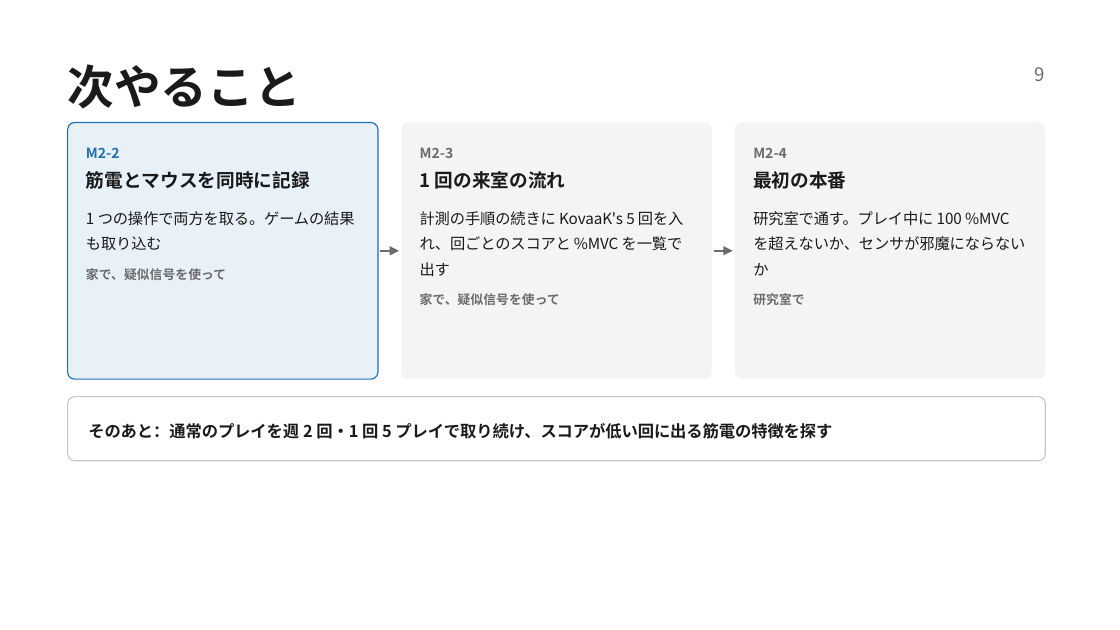
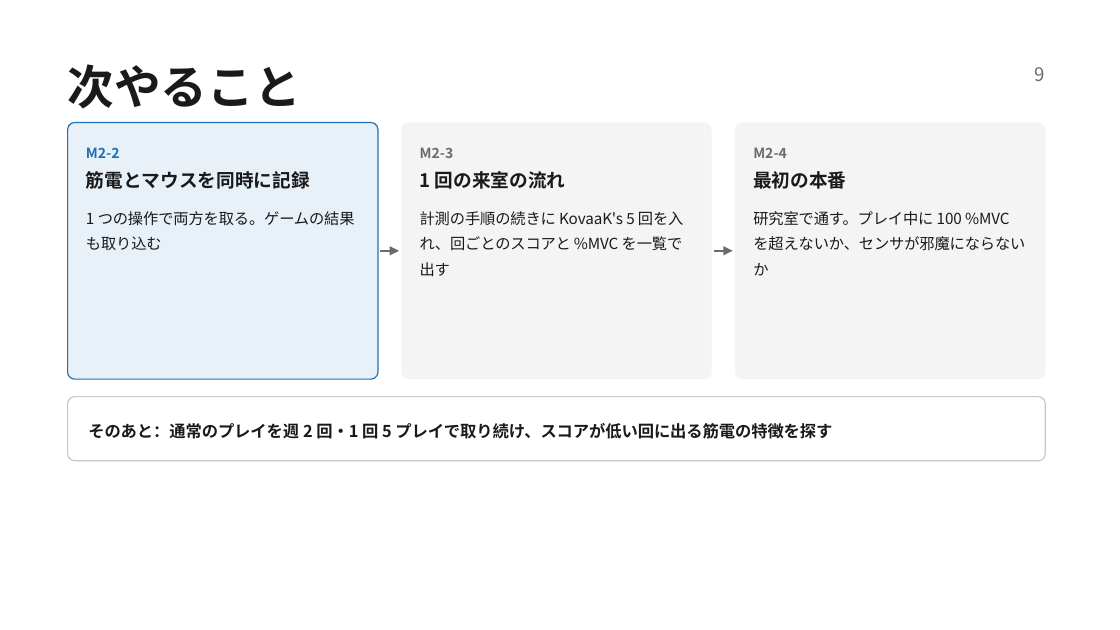
Before and after one commit to t-kume-dev/research2026, a slide deck: slide 10 of docs/progress/slides/2026-11-19.pptx. Drawn at 1120x630 pixels with LibreOffice and Linux fonts; fonts in the diff are those of the drawing. Boxes give left, top, right and bottom in pixels: in the first picture for what was removed or moved away, otherwise in the second. Text is boxed around its words. In the diff, an @@ line names an element or a change of style, - is before the commit and + after.

```diff
--- a/docs/progress/slides/2026-11-19.pptx
+++ b/docs/progress/slides/2026-11-19.pptx
@@ text in rounded rectangle at bbox=[86, 268, 226, 280]: paragraph removed @@
-家で、疑似信号を使って
@@ text in rounded rectangle at bbox=[420, 293, 560, 305]: paragraph removed @@
-家で、疑似信号を使って
@@ text in rounded rectangle at bbox=[753, 293, 804, 305]: paragraph removed @@
-研究室で
```
Also in this commit, not shown: 1 other slide changed, 3 other files.
